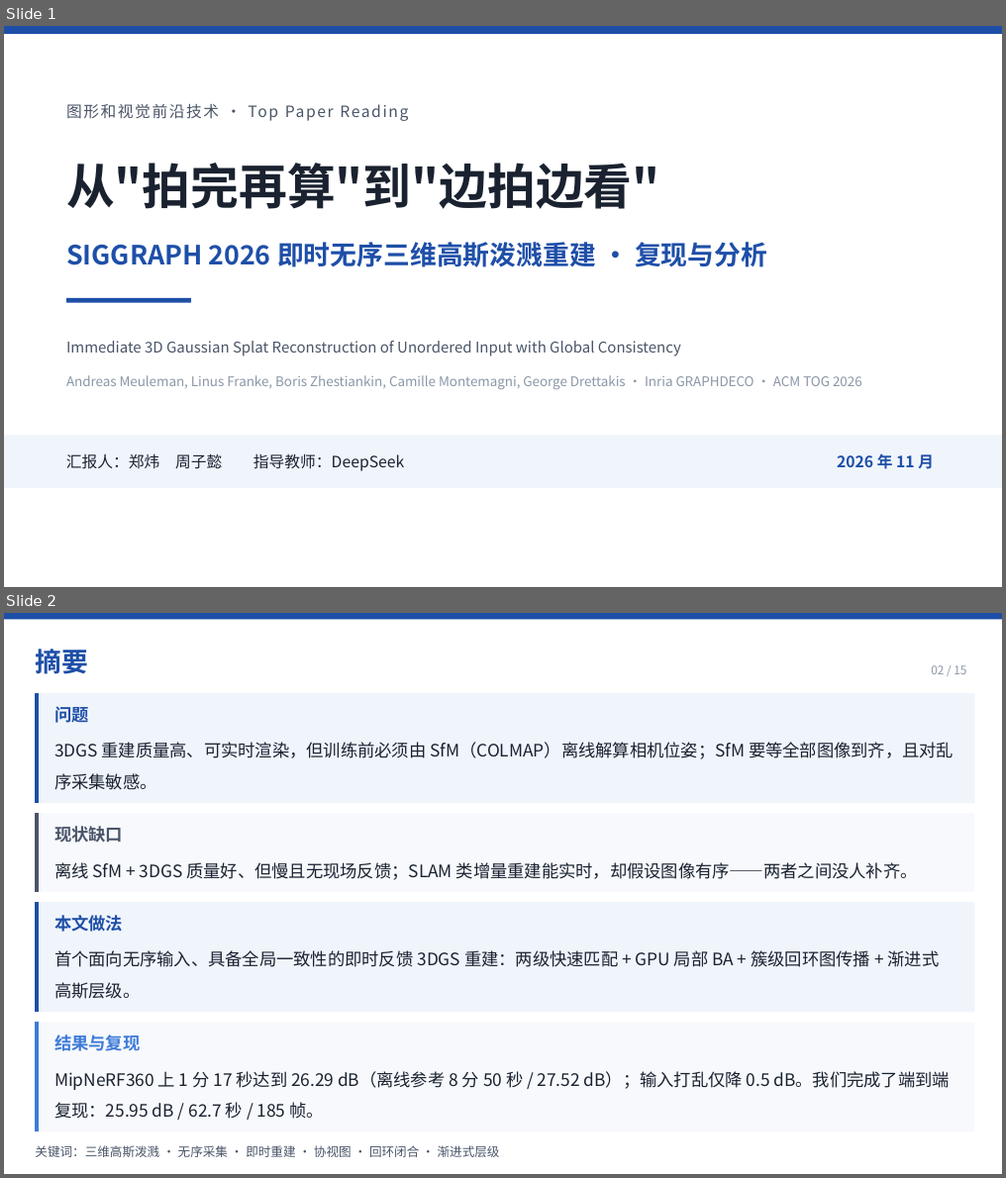
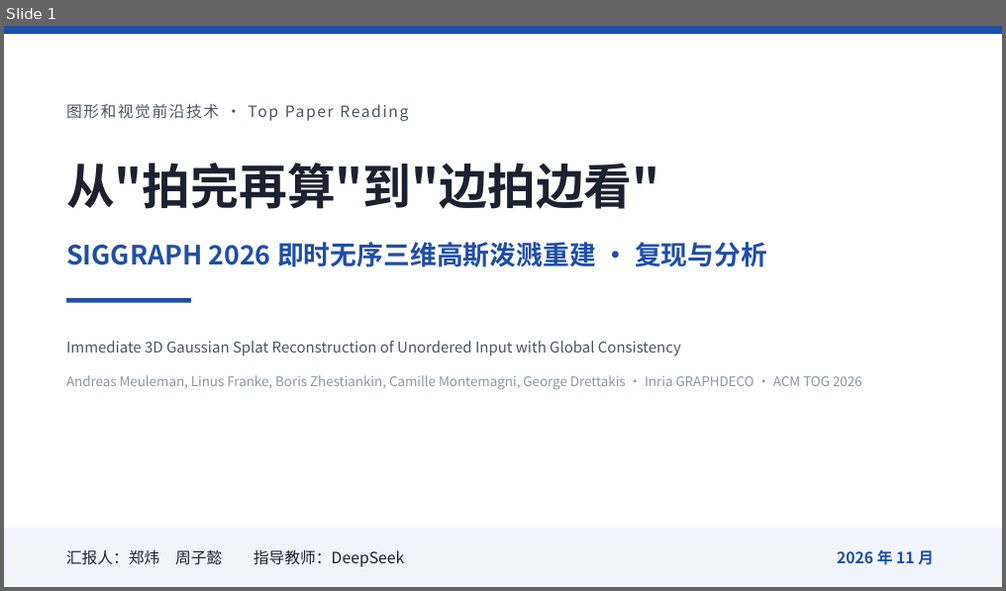
Before and after one commit to LeoZhengWei/ecnu-cs, a slide deck: ecnu-cg/02-PPT/PPT-即时三维高斯泼溅重建.pptx. Shown one above the other, each under a label of ours: slides 1 and 2 before the commit, slide 1 after it. The pictures are 1006x1178 and 1006x591 pixels, drawn with LibreOffice and Linux fonts; fonts in the diff are those of the drawing. Boxes give left, top, right and bottom in pixels: in the first picture for what was removed or moved away, otherwise in the second. Text is boxed around its words. In the diff, an @@ line names an element or a change of style, - is before the commit and + after.

Commit message:
feat(ecnu-cg): PPT 重构为「七步各一页」，报告同步并补七张方法示意图
- PPT 15 页重排：P2 背景+四类问题、P3 摘要+贡献+创新（原四页压成两页）；
  P4 方法总览；P5-P11 七个步骤各一页，每页固定「做什么/示意图/核心公式/
  关键超参/为什么」五段；P12 补 4 条消融条；P13 删掉全部复现工程问题，
  只留论文自述边界。原「三代工作演进」页并入 P14 结论首句。
- 新增 figs/fig1..7 七张 matplotlib 示意图与 formula/f05..11 七张公式渲染图
  （原底部公式为 ASCII 拼写法，现统一为矢量排版图）。
- slide 源码 slides/01..15 全量同步；新增 tools/figs.py、gen_steps.py、
  render_formula.py 三个可复现生成脚本。
- 报告 3.3 节按七步重写（总表+每步一段+居中公式），插入图 1-7；
  01-报告/img/m1..m7.png 与插值脚本 tools/insert_figs.py 一并入库。
- 讲稿第 2 章重写为主讲 12:20（另附 10 分钟压缩方案）；STORY、讲稿要点、
  交付说明、README 同步；「跳数」口径统一修正为「加权图距」。

```diff
--- a/ecnu-cg/02-PPT/PPT-即时三维高斯泼溅重建.pptx
+++ b/ecnu-cg/02-PPT/PPT-即时三维高斯泼溅重建.pptx
@@ slide 2 removed at box(4, 613, 1002, 1174), background #FFFFFF @@
@@ rectangle removed at box(4, 613, 1002, 619) @@
@@ text removed at box(35, 649, 88, 674) @@
-摘要
@@ text removed at box(931, 665, 966, 674) @@
-02 / 15
@@ freeform shape removed at box(36, 693, 975, 803) @@
@@ rectangle removed at box(40, 693, 975, 803) @@
@@ text removed at box(54, 706, 89, 723) @@
-问题
@@ text removed at box(54, 742, 953, 790) @@
-3DGS 重建质量高、可实时渲染，但训练前必须由 SfM（COLMAP）离线解算相机位姿；SfM 要等全部图像到齐，且对乱序采集敏感。
@@ freeform shape removed at box(36, 814, 975, 892) @@
@@ rectangle removed at box(40, 814, 975, 892) @@
@@ text removed at box(54, 826, 123, 843) @@
-现状缺口
@@ text removed at box(54, 862, 918, 880) @@
-离线 SfM + 3DGS 质量好、但慢且无现场反馈；SLAM 类增量重建能实时，却假设图像有序——两者之间没人补齐。
@@ freeform shape removed at box(36, 902, 975, 1012) @@
@@ rectangle removed at box(40, 902, 975, 1012) @@
@@ text removed at box(54, 915, 123, 932) @@
-本文做法
@@ text removed at box(54, 951, 940, 999) @@
-首个面向无序输入、具备全局一致性的即时反馈 3DGS 重建：两级快速匹配 + GPU 局部 BA + 簇级回环图传播 + 渐进式高斯层级。
@@ freeform shape removed at box(36, 1023, 975, 1133) @@
@@ rectangle removed at box(40, 1023, 975, 1133) @@
@@ text removed at box(54, 1035, 140, 1052) @@
-结果与复现
@@ text removed at box(54, 1071, 949, 1119) @@
-MipNeRF360 上 1 分 17 秒达到 26.29 dB（离线参考 8 分 50 秒 / 27.52 dB）；输入打乱仅降 0.5 dB。我们完成了端到端复现：25.95 dB / 62.7 秒 / 185 帧。
@@ text removed at box(35, 1146, 500, 1157) @@
-关键词：三维高斯泼溅 · 无序采集 · 即时重建 · 协视图 · 回环闭合 · 渐进式层级
@@ slide 1 changed as well @@
@@ rectangle: place and size @@
-rectangle at box(4, 436, 1002, 488)
+rectangle at box(4, 528, 1002, 587)
@@ text "汇报人：郑炜 周子懿 指导教师：DeepSeek": place and size @@
-text "汇报人：郑炜 周子懿 指导教师：DeepSeek" at box(66, 454, 404, 472)
+text "汇报人：郑炜 周子懿 指导教师：DeepSeek" at box(66, 550, 404, 568)
@@ text "2026 年 11 月": place and size @@
-text "2026 年 11 月" at box(837, 454, 934, 470)
+text "2026 年 11 月" at box(837, 550, 934, 566)
```
Also in this commit, not shown: 6 other slides changed, 8 slides added, 7 other slides removed, 47 other files.
